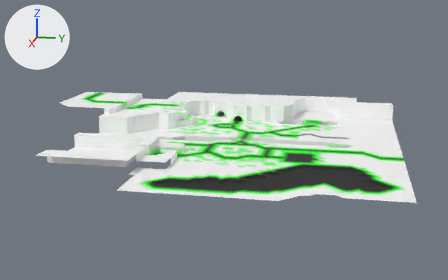
One commit to the glTF model Models/level-hub.glb: the scene before it, then after it.
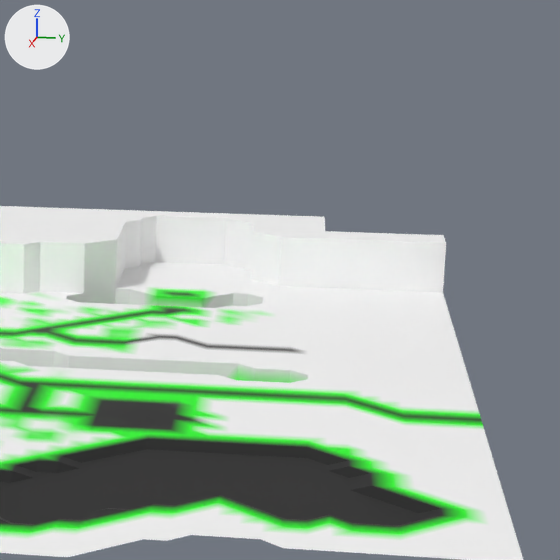
Old and new are each drawn whole from a camera (50 mm lens) standing at (422.0, 69.0, 102.0) and looking at (10.0, -13.0, -1.0) and again close up on the part from 58% to 95% of the width and 11% to 72% of the height. Lighting does not change. The marker at upper left points along +X, +Y and +Z. The first two pictures are the older version. Vertices at exactly the same position are counted once.

The first close-up shows 'level-hub'.
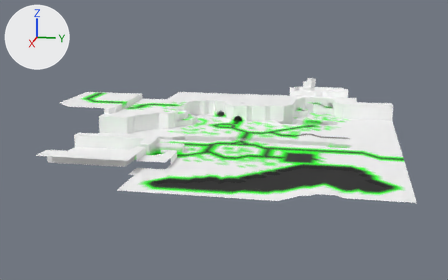
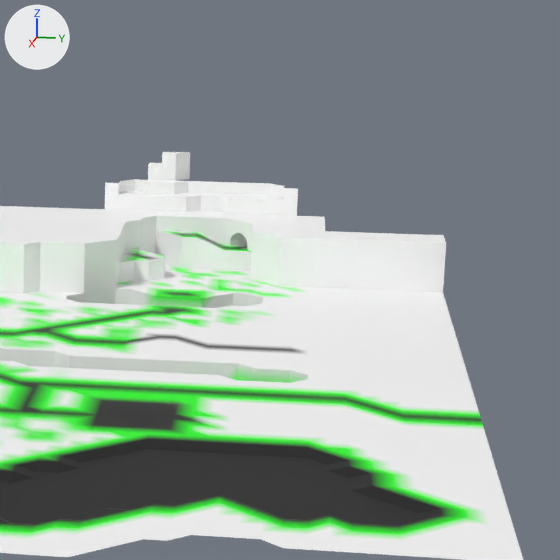
Commit message: working on hub level

Pixel boxes (x1, y1, x2, y2) of what changed, in the close-ups (560 x 560 px):
'level-hub', reshaped
    before: (0, 206, 523, 560)
    after: (0, 152, 523, 560)
part 1 of me_level_hub, built on
    before: (100, 218, 445, 293)
    after: (100, 152, 445, 293)
part 2 of me_level_hub, recoloured (white to green)
    both: (117, 231, 308, 299)

Edits to the bpy script that builds the scene:
```text
Change me_level_hub:
    used by ob_level_hub; location = (0.0, 0.0, 0.0)
    remove me_level_hub.from_pydata(...)  # 5099 vertices, 9867 faces; spans x -105.0..133.0, y -147.0..105.0, z -9.0..16.0
    add me_level_hub.from_pydata(...)  # 5208 vertices, 10064 faces; spans x -116.0..133.0, y -147.0..105.0, z -9.0..26.0
    me_level_hub part 1
    23 vertices are removed from x -98.0..-70.0, y 28.0..60.0, z 0.0..8.0
    93 faces are deleted
    23 vertices in x -98.0..-63.0, y 28.0..105.0, z 4.0 move by (0.0, 0.0, 1.0)
    3 vertices in x -98.0, y 38.0..46.0, z 4.0 move by (4.0, 0.0, 4.0)
    6 vertices move from x -98.0..-80.0, y 28.0..52.0, z 0.0 to x -97.0..-77.0, y 32.0..54.0, z 5.0..8.0
    84 vertices are added at x -116.0..-77.0, y 21.0..70.0, z 5.0..26.0
    13 new vertices lie (0.0, 0.0, 5.0) away from vertices in x -98.0..-70.0, y 28.0..60.0, z 0.0
    13 new vertices lie (0.0, 0.0, 4.0) away from vertices in x -105.0, y 21.0..70.0, z 12.0
    12 new vertices lie (-4.0, 0.0, 0.0) away from vertices in x -108.0..-70.0, y 28.0..63.0, z 4.0..19.0
    5 new vertices lie (0.0, 0.0, 4.0) away from vertices in x -112.0..-108.0, y 32.0..49.0, z 12.0..19.0
    5 new vertices lie (-4.0, 0.0, 0.0) away from vertices in x -112.0..-108.0, y 32.0..49.0, z 16.0..23.0
    290 new faces join them
    me_level_hub part 2: 128 kept faces spanning x -98.0..-60.0, y 28.0..74.0, z 0.0..8.0 get new vertex colours; the middle colour goes from white #ffffff to green #d5ffd5
```
